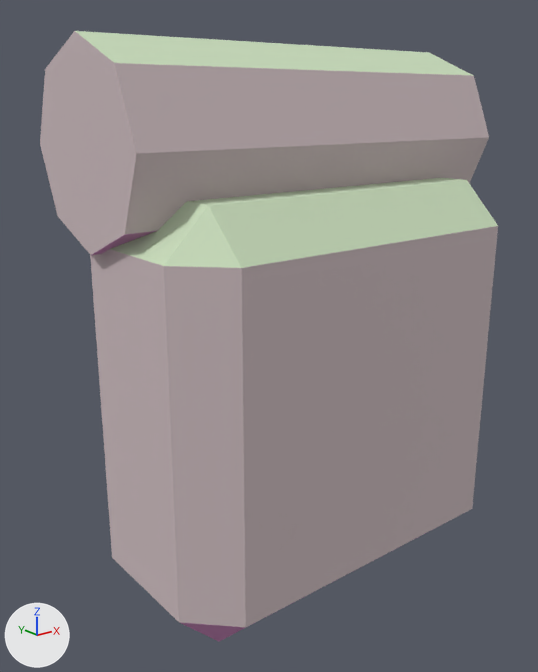
The glTF model assets/exports/npc/npc_module_pack_v01.glb: old version first, new version second.
Both versions are drawn from a 50 mm lens placed at (-1.203, -1.349, 0.687), pointed at (-0.068, 0.069, 0.12). The lights are fixed; the arrows at lower left show +X, +Y and +Z. The first picture is the older version. Vertices at exactly the same position are counted once.

In view in the first picture: 'GEO_npc_module_pack_v01'.
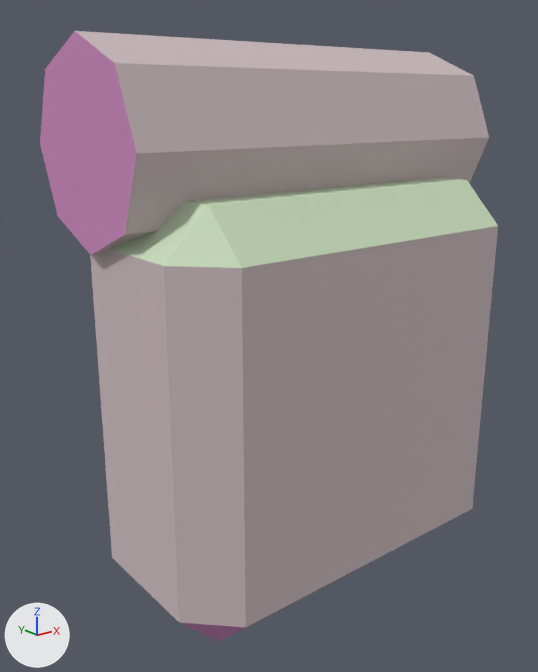
Patch to the scene script:
```diff
--- a/assets/exports/npc/npc_module_pack_v01.glb.py
+++ b/assets/exports/npc/npc_module_pack_v01.glb.py
@@ me_geo_npc_module_pack_v01 @@
 me_geo_npc_module_pack_v01.from_pydata(...)  # 40 vertices, 72 faces; spans x -0.525..0.525, y -0.26..0.32, z -0.5..0.82
 # used by ob_geo_npc_module_pack_v01; location = (0.0, 0.0, 0.0)
+# me_geo_npc_module_pack_v01 part 1: 6 faces centred in x -0.525, y -0.077..0.277, z 0.423..0.777 are repainted in the vertex colours; the middle colour goes from light grey #cdbcbf to pink #cd89bf
+# me_geo_npc_module_pack_v01 part 2: 4 faces centred in x -0.175..0.175, y -0.004..0.204, z 0.401..0.423 are repainted in the vertex colours; the middle colour goes from pink #cd89bf to light grey #cdbcbf
+# me_geo_npc_module_pack_v01 part 3: 4 faces centred in x -0.175..0.175, y -0.004..0.204, z 0.777..0.799 are repainted in the vertex colours; the middle colour goes from pale green #cde1bf to light grey #cdbcbf
 me_geo_npc_module_pack_v01.materials.append(mat_mat_npc_indexed)
```

Where the change shows, as pixel boxes (x1, y1, x2, y2) in the pictures (538 x 672 px):
part 1 of me_geo_npc_module_pack_v01, recoloured (light grey to pink)
    both: (40, 31, 137, 255)
part 2 of me_geo_npc_module_pack_v01, recoloured
    both: (92, 231, 154, 255)
part 3 of me_geo_npc_module_pack_v01, recoloured (pale green to light grey)
    both: (75, 31, 474, 76)
